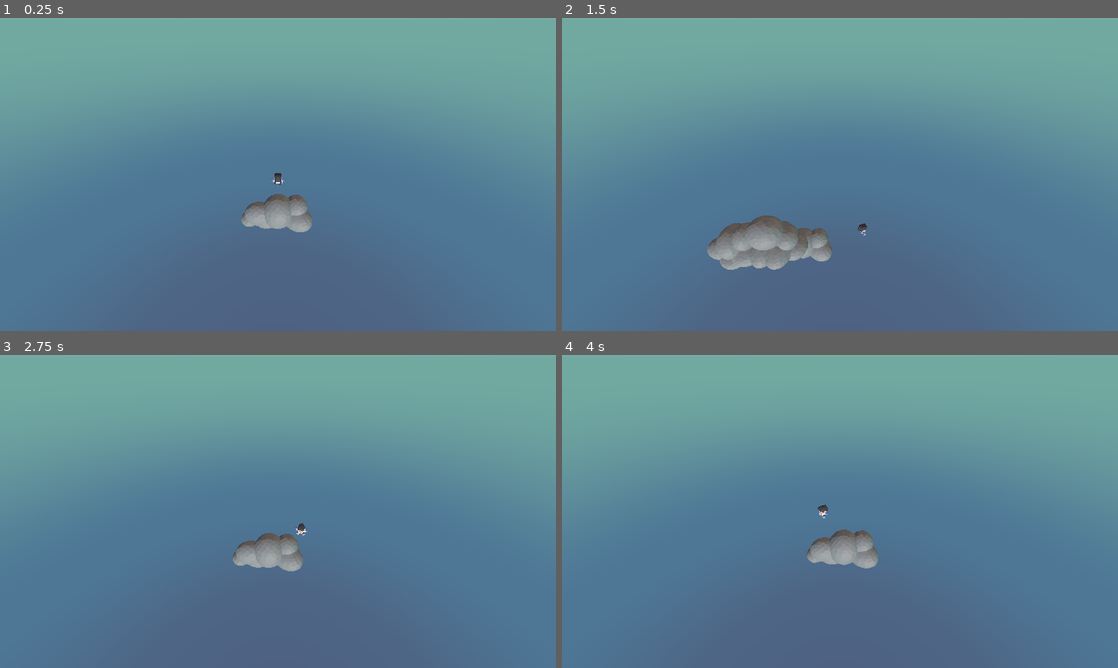
Above: before the commit, frames 1-4 (two rows, left to right).
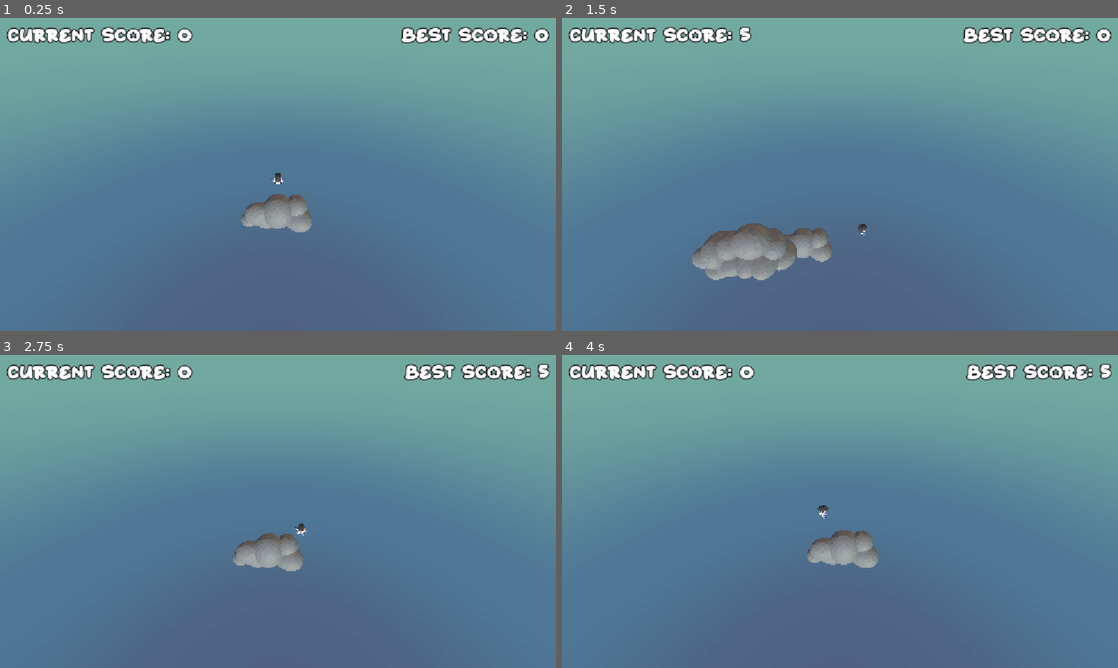
Above: after the commit, the same moments.

Repository: laisammy/sky-pogo
Game: Godot game, scene res://Scenes/Game/Game.tscn
Two runs of this game, one before a commit and one after it. Both use one fixed random seed, a clock stepped at 60 frames per second and the inputs below.
Inputs:
- Up to frame 1 (0.25 s): no input
- Up to frame 2 (1.5 s): tap Enter at 0.5 s; hold D (right) 0.53-1.28 s; tap Alt at 0.6 s; hold S (down) from 1.28 s (still down); tap Shift at 1.35 s
- Up to frame 3 (2.75 s): release S (down) at 2.03 s; hold D (right) from 2.03 s (still down); tap Alt at 2.1 s
- Up to frame 4 (4 s): release D (right) at 2.78 s; hold W (up) 2.78-3.53 s; tap Shift at 2.85 s; hold A (left) from 3.53 s (still down); tap Alt at 3.6 s

The runs differ from the first frame. In frame 1, 2.4% of the frame differs, in the area x 1-99%, y 2-69%; in frame 2, 4.5%, in the area x 1-99%, y 2-84%; in frame 3, 2.4%; in frame 4, 2.4%.

Commit message:
Added current score and best score ui

Diff:
--- /dev/null
+++ b/Classes/highScoreResource.gd
@@ -0,0 +1,27 @@
+extends Resource
+
+class_name highScoreResource
+
+@export var highScore: int = 0
+
+const SCORES_PATH: String = "user://skypogo.tres"
+
+static func load_or_create() -> highScoreResource:
+	var hsr: highScoreResource = null
+	if ResourceLoader.exists(SCORES_PATH):
+		hsr = load(SCORES_PATH)
+		if hsr:
+			return hsr
+	hsr = highScoreResource.new()
+	hsr.save()
+	return hsr
+
+func save() -> void:
+	ResourceSaver.save(self, SCORES_PATH)
+
+func check_and_update(score: int) -> bool:
+	if score > highScore:
+		highScore = score
+		save()
+		return true
+	return false
--- a/Globals/signalHub.gd
+++ b/Globals/signalHub.gd
@@ -3,6 +3,8 @@
 signal newPlatform(platformPos: Vector3)
 signal newPlayerPos(playerPos: Vector3)
 signal spawner_loaded(yPos: float)
+signal new_height_reached(height: float)
+signal gameOver
 
 func emit_new_platform(platformPos: Vector3) -> void:
 	newPlatform.emit(platformPos) # Sends signal to spawner.gd and game.gd
@@ -12,3 +14,9 @@
 
 func emit_spawner_loaded(yPos: float) -> void:
 	spawner_loaded.emit(yPos) # Sends signal to player.gd
+
+func emit_new_height_reached(height: float) -> void:
+	new_height_reached.emit(height)
+
+func emit_game_over() -> void:
+	gameOver.emit()
--- /dev/null
+++ b/Resources/labelWhite32.tres
@@ -0,0 +1,9 @@
+[gd_resource type="LabelSettings" format=3 uid="uid://dlnauqaodij6g"]
+
+[ext_resource type="FontFile" uid="uid://d3r15sdf7klk5" path="res://Assets/Fonts/Starborn.otf" id="1_6ucro"]
+
+[resource]
+font = ExtResource("1_6ucro")
+font_size = 32
+outline_size = 10
+outline_color = Color(0.11764706, 0.11764706, 0.11764706, 1)
--- a/Scenes/Game/Game.tscn
+++ b/Scenes/Game/Game.tscn
@@ -6,6 +6,7 @@
 [ext_resource type="PackedScene" uid="uid://cxouyjm7mm48d" path="res://Scenes/Spawner/spawner.tscn" id="3_ciybh"]
 [ext_resource type="PackedScene" uid="uid://dldbtmp0j2nsd" path="res://Scenes/PlayerCamera/playerCamera.tscn" id="4_i1e5p"]
 [ext_resource type="AudioStream" uid="uid://3bxxc2lkk4xs" path="res://Assets/Audios/starostin-comedy-cartoon-funny-background-music-492540.mp3" id="6_flgk0"]
+[ext_resource type="PackedScene" uid="uid://dlwvh3l6eamxn" path="res://Scenes/HUD/hud.tscn" id="7_vifcx"]
 
 [sub_resource type="PanoramaSkyMaterial" id="PanoramaSkyMaterial_gwu2e"]
 panorama = ExtResource("1_qikps")
@@ -78,4 +79,6 @@
 volume_db = -5.0
 autoplay = true
 
+[node name="HUD" parent="Music" unique_id=2022996097 instance=ExtResource("7_vifcx")]
+
 [connection signal="body_entered" from="Floor" to="." method="_on_floor_body_entered"]
--- a/Scenes/Game/game.gd
+++ b/Scenes/Game/game.gd
@@ -2,4 +2,5 @@
 
 func _on_floor_body_entered(body: Node3D) -> void:
 	if body is Player:
+		SignalHub.emit_game_over()
 		get_tree().call_deferred("reload_current_scene")
--- /dev/null
+++ b/Scenes/HUD/hud.gd
@@ -0,0 +1,26 @@
+extends Control
+
+@onready var score_label: Label = $MarginContainer/scoreLabel
+@onready var best_label: Label = $MarginContainer/bestLabel
+
+var hsr: highScoreResource = highScoreResource.load_or_create()
+var currentScore: int = 0
+
+func _enter_tree() -> void:
+	SignalHub.new_height_reached.connect(new_height_reached)
+	SignalHub.gameOver.connect(gameOver)
+
+# Called when the node enters the scene tree for the first time.
+func _ready() -> void:
+	best_label.text = "Best Score: " + str(hsr.highScore)
+
+# Called every frame. 'delta' is the elapsed time since the previous frame.
+func _process(delta: float) -> void:
+	pass
+
+func new_height_reached(height: float) -> void:
+	currentScore = int(height)
+	score_label.text = "Current Score: " + str(currentScore)
+
+func gameOver() -> void:
+	hsr.check_and_update(currentScore)
--- /dev/null
+++ b/Scenes/HUD/hud.tscn
@@ -0,0 +1,39 @@
+[gd_scene format=3 uid="uid://dlwvh3l6eamxn"]
+
+[ext_resource type="Script" uid="uid://txh042p0kvqa" path="res://Scenes/HUD/hud.gd" id="1_5aai8"]
+[ext_resource type="LabelSettings" uid="uid://dlnauqaodij6g" path="res://Resources/labelWhite32.tres" id="1_33i1w"]
+
+[node name="HUD" type="Control" unique_id=599714304]
+layout_mode = 3
+anchors_preset = 15
+anchor_right = 1.0
+anchor_bottom = 1.0
+grow_horizontal = 2
+grow_vertical = 2
+script = ExtResource("1_5aai8")
+
+[node name="MarginContainer" type="MarginContainer" parent="." unique_id=580245744]
+layout_mode = 1
+anchors_preset = 15
+anchor_right = 1.0
+anchor_bottom = 1.0
+grow_horizontal = 2
+grow_vertical = 2
+theme_override_constants/margin_left = 15
+theme_override_constants/margin_top = 15
+theme_override_constants/margin_right = 15
+theme_override_constants/margin_bottom = 15
+
+[node name="bestLabel" type="Label" parent="MarginContainer" unique_id=1805759300]
+layout_mode = 2
+size_flags_horizontal = 8
+size_flags_vertical = 0
+text = "Best Score: 0"
+label_settings = ExtResource("1_33i1w")
+
+[node name="scoreLabel" type="Label" parent="MarginContainer" unique_id=1376756224]
+layout_mode = 2
+size_flags_horizontal = 0
+size_flags_vertical = 0
+text = "Current Score: 0"
+label_settings = ExtResource("1_33i1w")
--- /dev/null
+++ b/Scenes/HUD/hudExample.tscn
@@ -0,0 +1,137 @@
+[gd_scene format=3 uid="uid://57vhspptbvf3"]
+
+[node name="HUD" type="ColorRect" unique_id=2022996097]
+anchors_preset = 15
+anchor_right = 1.0
+anchor_bottom = 1.0
+grow_horizontal = 2
+grow_vertical = 2
+color = Color(0.23137255, 0.8235294, 1, 0.26666668)
+
+[node name="MarginContainer" type="MarginContainer" parent="." unique_id=1076965859]
+layout_mode = 1
+anchors_preset = 15
+anchor_right = 1.0
+anchor_bottom = 1.0
+grow_horizontal = 2
+grow_vertical = 2
+theme_override_constants/margin_left = 6
+theme_override_constants/margin_top = 6
+theme_override_constants/margin_right = 6
+theme_override_constants/margin_bottom = 6
+
+[node name="VBoxContainer" type="VBoxContainer" parent="MarginContainer" unique_id=166681930]
+layout_mode = 2
+theme_override_constants/separation = 30
+
+[node name="HBoxContainer" type="HBoxContainer" parent="MarginContainer/VBoxContainer" unique_id=1859528731]
+layout_mode = 2
+theme_override_constants/separation = 20
+
+[node name="ColorRect" type="ColorRect" parent="MarginContainer/VBoxContainer/HBoxContainer" unique_id=1034676659]
+custom_minimum_size = Vector2(40, 40)
+layout_mode = 2
+size_flags_horizontal = 0
+color = Color(0.7738124, 0.6272236, 0, 1)
+
+[node name="ColorRect2" type="ColorRect" parent="MarginContainer/VBoxContainer/HBoxContainer" unique_id=2031967127]
+custom_minimum_size = Vector2(40, 40)
+layout_mode = 2
+size_flags_horizontal = 3
+color = Color(0.7738124, 0.6272236, 0, 1)
+
+[node name="ColorRect3" type="ColorRect" parent="MarginContainer/VBoxContainer/HBoxContainer" unique_id=1067621849]
+custom_minimum_size = Vector2(40, 40)
+layout_mode = 2
+size_flags_horizontal = 3
+color = Color(0.7738124, 0.6272236, 0, 1)
+
+[node name="ColorRect4" type="ColorRect" parent="MarginContainer/VBoxContainer/HBoxContainer" unique_id=1167041771]
+custom_minimum_size = Vector2(40, 40)
+layout_mode = 2
+size_flags_horizontal = 0
+color = Color(0.7738124, 0.6272236, 0, 1)
+
+[node name="HBoxContainer2" type="HBoxContainer" parent="MarginContainer/VBoxContainer" unique_id=2079905569]
+layout_mode = 2
+theme_override_constants/separation = 20
+
+[node name="ColorRect" type="ColorRect" parent="MarginContainer/VBoxContainer/HBoxContainer2" unique_id=1853702349]
+custom_minimum_size = Vector2(40, 40)
+layout_mode = 2
+size_flags_horizontal = 0
+color = Color(0.7738124, 0.6272236, 0, 1)
+
+[node name="ColorRect2" type="ColorRect" parent="MarginContainer/VBoxContainer/HBoxContainer2" unique_id=940219150]
+custom_minimum_size = Vector2(40, 40)
+layout_mode = 2
+size_flags_horizontal = 3
+color = Color(0.7738124, 0.6272236, 0, 1)
+
+[node name="ColorRect3" type="ColorRect" parent="MarginContainer/VBoxContainer/HBoxContainer2" unique_id=1399762381]
+custom_minimum_size = Vector2(40, 40)
+layout_mode = 2
+size_flags_horizontal = 3
+color = Color(0.7738124, 0.6272236, 0, 1)
+
+[node name="ColorRect4" type="ColorRect" parent="MarginContainer/VBoxContainer/HBoxContainer2" unique_id=810580226]
+custom_minimum_size = Vector2(40, 40)
+layout_mode = 2
+size_flags_horizontal = 0
+color = Color(0.7738124, 0.6272236, 0, 1)
+
+[node name="HBoxContainer3" type="HBoxContainer" parent="MarginContainer/VBoxContainer" unique_id=36260181]
+layout_mode = 2
+theme_override_constants/separation = 20
+
+[node name="ColorRect" type="ColorRect" parent="MarginContainer/VBoxContainer/HBoxContainer3" unique_id=582722423]
+custom_minimum_size = Vector2(40, 40)
+layout_mode = 2
+size_flags_horizontal = 0
+color = Color(0.7738124, 0.6272236, 0, 1)
+
+[node name="ColorRect2" type="ColorRect" parent="MarginContainer/VBoxContainer/HBoxContainer3" unique_id=1593403588]
+custom_minimum_size = Vector2(40, 40)
+layout_mode = 2
+size_flags_horizontal = 3
+color = Color(0.7738124, 0.6272236, 0, 1)
+
+[node name="ColorRect3" type="ColorRect" parent="MarginContainer/VBoxContainer/HBoxContainer3" unique_id=1106027879]
+custom_minimum_size = Vector2(40, 40)
+layout_mode = 2
+size_flags_horizontal = 3
+color = Color(0.7738124, 0.6272236, 0, 1)
+
+[node name="ColorRect4" type="ColorRect" parent="MarginContainer/VBoxContainer/HBoxContainer3" unique_id=1017001711]
+custom_minimum_size = Vector2(40, 40)
+layout_mode = 2
+size_flags_horizontal = 0
+color = Color(0.7738124, 0.6272236, 0, 1)
+
+[node name="HBoxContainer4" type="HBoxContainer" parent="MarginContainer/VBoxContainer" unique_id=2126645570]
+layout_mode = 2
+theme_override_constants/separation = 20
+
+[node name="ColorRect" type="ColorRect" parent="MarginContainer/VBoxContainer/HBoxContainer4" unique_id=1687949120]
+custom_minimum_size = Vector2(40, 40)
+layout_mode = 2
+size_flags_horizontal = 0
+color = Color(0.7738124, 0.6272236, 0, 1)
+
+[node name="ColorRect2" type="ColorRect" parent="MarginContainer/VBoxContainer/HBoxContainer4" unique_id=1620083686]
+custom_minimum_size = Vector2(40, 40)
+layout_mode = 2
+size_flags_horizontal = 3
+color = Color(0.7738124, 0.6272236, 0, 1)
+
+[node name="ColorRect3" type="ColorRect" parent="MarginContainer/VBoxContainer/HBoxContainer4" unique_id=181489839]
+custom_minimum_size = Vector2(40, 40)
+layout_mode = 2
+size_flags_horizontal = 3
+color = Color(0.7738124, 0.6272236, 0, 1)
+
+[node name="ColorRect4" type="ColorRect" parent="MarginContainer/VBoxContainer/HBoxContainer4" unique_id=988036911]
+custom_minimum_size = Vector2(40, 40)
+layout_mode = 2
+size_flags_horizontal = 0
+color = Color(0.7738124, 0.6272236, 0, 1)
--- a/Scenes/Platforms/platformB.tscn
+++ b/Scenes/Platforms/platformB.tscn
@@ -18,5 +18,5 @@
 shape = SubResource("BoxShape3D_1bejx")
 
 [node name="CollisionShape3D" parent="StaticBody3D" parent_id_path=PackedInt32Array(1667544143) index="0" unique_id=1202216575]
-transform = Transform3D(0.90667427, 0, 0, 0, 0.90667427, 0, 0, 0, 0.668814, 0, 0, 0)
+transform = Transform3D(0.91457427, 0, 0, 0, 0.91457427, 0, 0, 0, 0.6746415, 0, 0, 0)
 shape = ExtResource("3_xy8ru")
--- a/Scenes/Platforms/platformC.tscn
+++ b/Scenes/Platforms/platformC.tscn
@@ -18,5 +18,5 @@
 shape = SubResource("BoxShape3D_e51n5")
 
 [node name="CollisionShape3D" parent="StaticBody3D" parent_id_path=PackedInt32Array(1667544143) index="0" unique_id=1202216575]
-transform = Transform3D(0.88776267, 0, 0, 0, 0.88776267, 0, 0, 0, 0.88776267, 0, 0, 0)
+transform = Transform3D(0.8915399, 0, 0, 0, 0.8915399, 0, 0, 0, 0.8915399, 0, 0, 0)
 shape = ExtResource("3_xstkw")
--- a/Scenes/Player/Player.gd
+++ b/Scenes/Player/Player.gd
@@ -15,10 +15,15 @@
 const FALLEN_OFF_THRESHOLD: float = -60.0
 
 var last_landed: float = 0.0
+var start_height: float = 0.0
+var best_height: float = 0.0
 
 # Called when the node enters the scene tree for the first time.
 func _ready() -> void:
 	last_landed = position.y
+	start_height = position.y
+	await get_tree().process_frame
+	SignalHub.emit_new_height_reached(best_height)
 
 func _enter_tree() -> void:
 	SignalHub.spawner_loaded.connect(_on_spawner_loaded) # Listens for signals coming from signalHub.gd
@@ -33,6 +38,8 @@
 
 	move_and_slide()
 	handle_animation()
+
+	update_best_height()
 
 func handle_rotation(delta: float) -> void:
 	if Input.is_action_pressed("left"):
@@ -78,3 +85,8 @@
 
 func _on_spawner_loaded(yPos: float) -> void:
 	last_landed = yPos - LAND_BUFFER * 2
+
+func update_best_height() -> void:
+	if position.y - start_height > best_height:
+		best_height = position.y - start_height
+		SignalHub.emit_new_height_reached(best_height)
--- a/Scenes/Spawner/spawner.gd
+++ b/Scenes/Spawner/spawner.gd
@@ -5,7 +5,7 @@
 @onready var floor: Area3D = $"../Floor"
 
 const OFFSET_UP: Vector2 = Vector2(5, 8)
-const OFFSET_SIDE: Vector2 = Vector2(2, 4)
+const OFFSET_SIDE: Vector2 = Vector2(3, 5)
 
 func _ready() -> void:
 	SignalHub.emit_spawner_loaded(platform_a.position.y) # Send signal to signalHub.gd
--- a/project.godot
+++ b/project.godot
@@ -21,8 +21,8 @@
 
 [display]
 
-window/size/viewport_width=1440
-window/size/viewport_height=810
+window/stretch/mode="canvas_items"
+window/stretch/aspect="keep_height"
 
 [editor]
 
Binary file added: Assets/Fonts/CHERL___.TTF
Not shown, added: Assets/Fonts/CHERL___.TTF.import
Binary file added: Assets/Fonts/Starborn.otf
Not shown, added: Assets/Fonts/Starborn.otf.import
Not shown, added: Classes/highScoreResource.gd.uid
Not shown, added: Scenes/HUD/hud.gd.uid
Not shown, added: Scenes/HUD/hud.tscn89628980628.tmp
